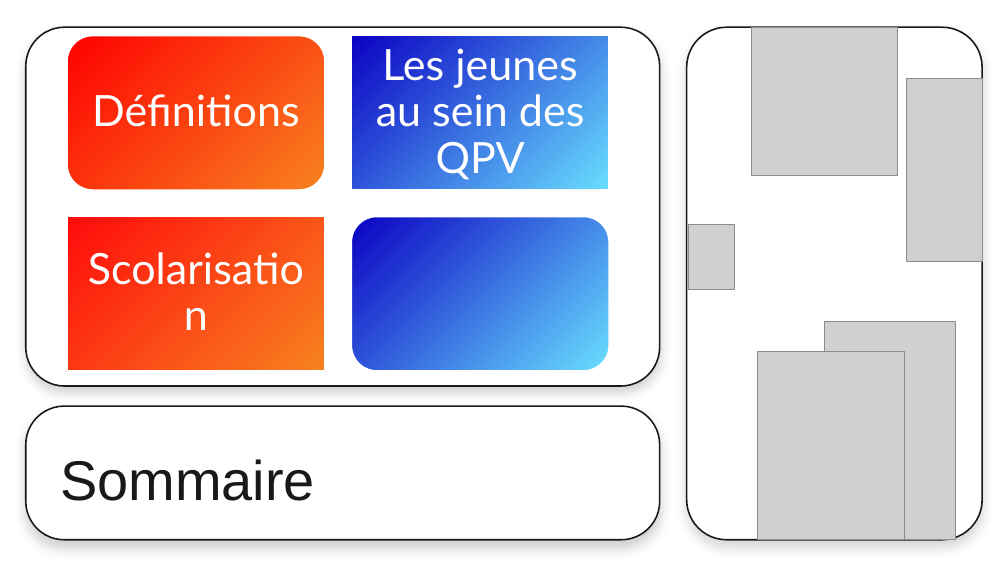
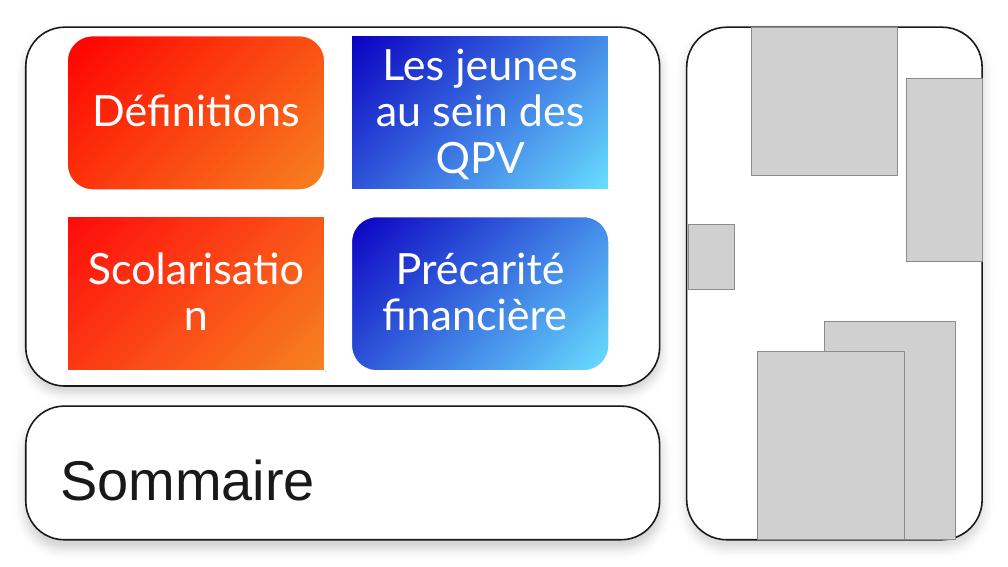
Before and after one commit to thibaud-ritzenthaler/diagnostic-de-territoire-M2, a slide deck: slide 2 of render/EurometropoleQPV.pptx. Drawn at 1008x567 pixels with LibreOffice and Linux fonts; fonts in the diff are those of the drawing; grey boxes stand for pictures. Boxes give left, top, right and bottom in pixels: in the first picture for what was removed or moved away, otherwise in the second. Text is boxed around its words. In the diff, an @@ line names an element or a change of style, - is before the commit and + after.

```diff
--- a/render/EurometropoleQPV.pptx
+++ b/render/EurometropoleQPV.pptx
@@ text added at (382, 247, 567, 339), 41 pt, text #FFFFFF @@
+Précarité financière
```
Also in this commit, not shown: 1 other slide changed, 3 slides added, 10 other files.
